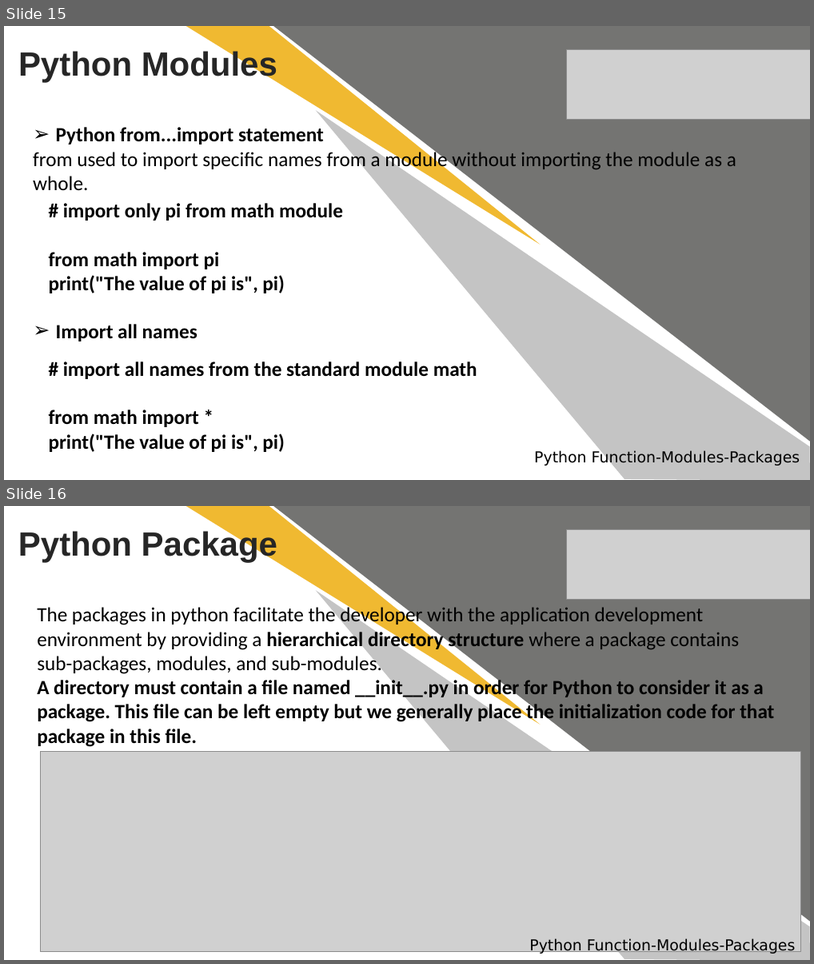
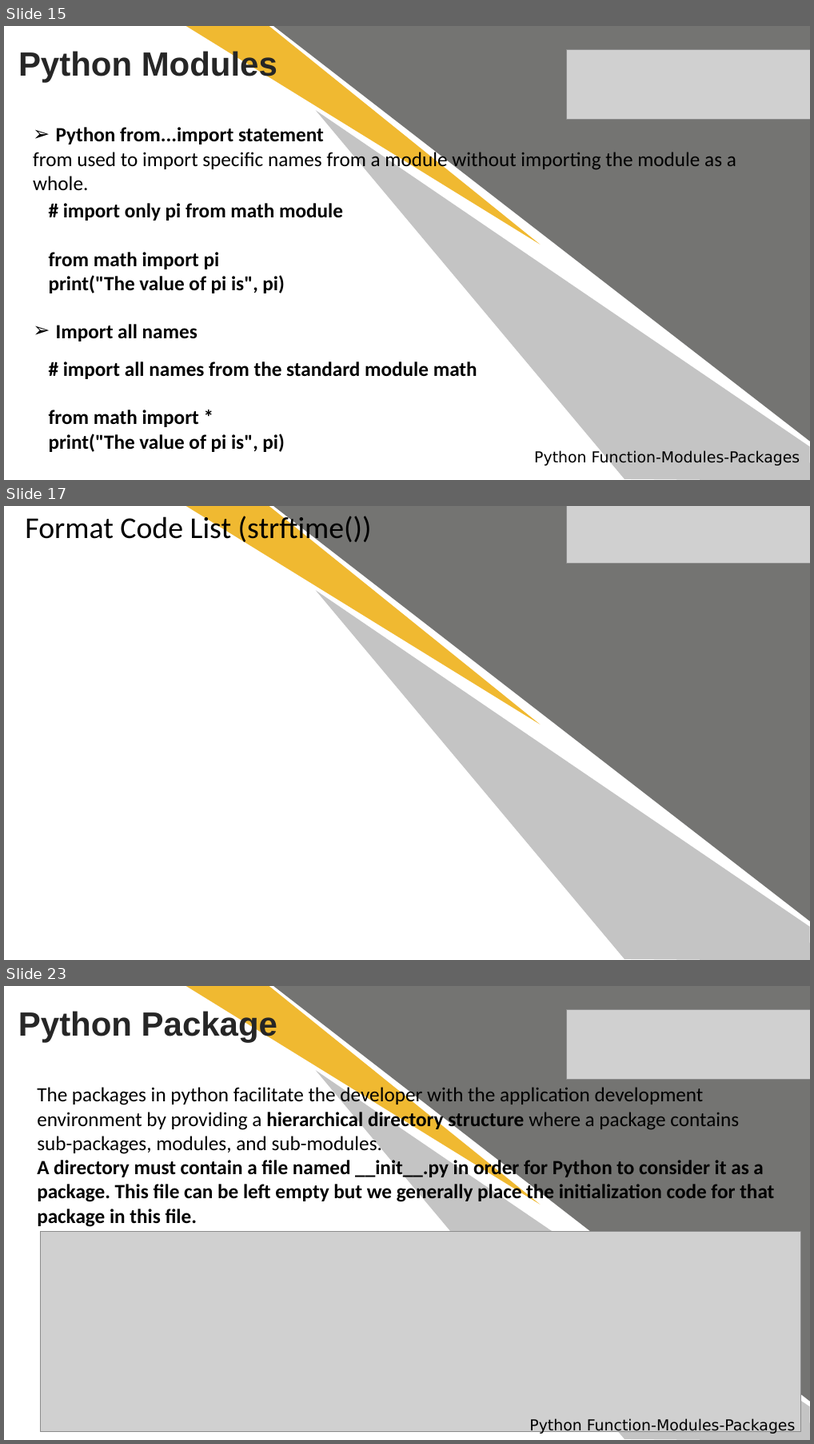
Before and after one commit to anirudhagaikwad/Python_Programming, a slide deck: #5_Python_Functions_Modules_Package.pptx. Shown one above the other, each under a label of ours: slides 15 and 16 before the commit, slides 15, 17 and 23 after it; the slides between them are not shown. The pictures are 814x964 and 814x1444 pixels, drawn with LibreOffice and Linux fonts; fonts in the diff are those of the drawing; grey boxes stand for pictures; background and template pictures are left out. Boxes give left, top, right and bottom in pixels: in the first picture for what was removed or moved away, otherwise in the second. Text is boxed around its words. In the diff, an @@ line names an element or a change of style, - is before the commit and + after.

```diff
--- a/#5_Python_Functions_Modules_Package.pptx
+++ b/#5_Python_Functions_Modules_Package.pptx
@@ slide 17 added at bbox=[4, 506, 810, 960], background picture (left out) @@
@@ text added at bbox=[25, 513, 372, 546], 36 pt, text #000000 @@
+Format Code List (strftime())
@@ freeform shape added at bbox=[186, 506, 550, 751], fill #F0B931 @@
@@ right triangle added at bbox=[274, 506, 810, 921], fill #747472 @@
@@ freeform shape added at bbox=[304, 506, 810, 960], fill #C4C4C4 @@
@@ picture added at bbox=[567, 506, 810, 563] @@
@@ what was slide 16 is now slide 23 @@
```
Also in this commit, not shown: 2 slides changed, 6 other slides added, 59 other files.
